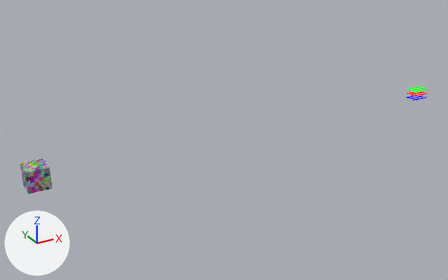
The Blender file blender/vis2.blend as it was, and as the next commit left it.
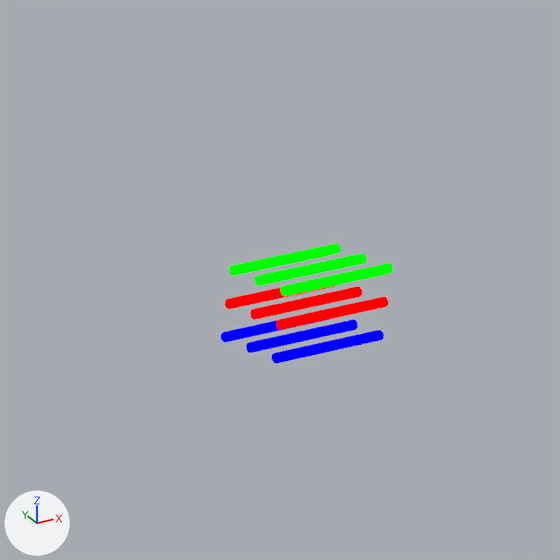
The first picture shows the older version from a 50 mm camera at (-8.8, -49.0, 25.0) aimed at (18.8, 1.1, -0.1). The close-ups show both versions on the part from 85% to 100% of the width and 20% to 45% of the height of that picture; other places that the commit changed are outside them. Every picture has the same lights, and +X, +Y and +Z are marked at lower left.
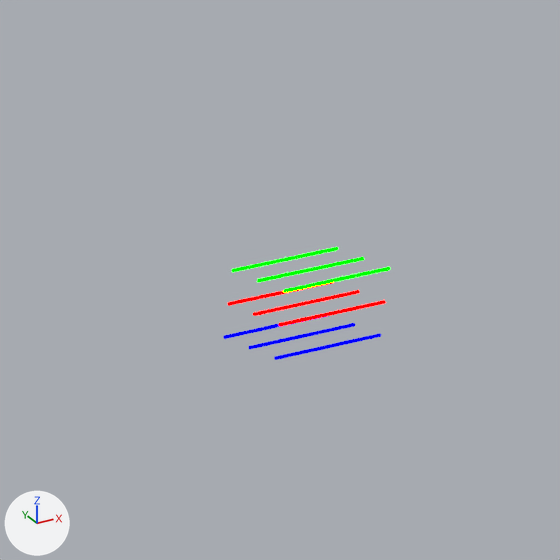
The change, as a list of edits to the scene's bpy script:
```text
Change mat_material_002:
    add mat_material_002.strength = 20.0
Change mat_material_001:
    add mat_material_001.strength = 20.0
Change ob_cylinder:
    ob_cylinder.scale: (0.075, 0.075, 1.0) -> (0.025, 0.025, 1.0)
Change ob_cylinder_002:
    ob_cylinder_002.scale: (0.075, 0.075, 1.0) -> (0.025, 0.025, 1.0)
Change ob_cylinder_003:
    ob_cylinder_003.scale: (0.075, 0.075, 1.0) -> (0.025, 0.025, 1.0)
Change ob_cylinder_005:
    ob_cylinder_005.scale: (0.075, 0.075, 1.0) -> (0.025, 0.025, 1.0)
Change ob_cylinder_006:
    ob_cylinder_006.scale: (0.075, 0.075, 1.0) -> (0.025, 0.025, 1.0)
Change ob_cylinder_007:
    ob_cylinder_007.scale: (0.075, 0.075, 1.0) -> (0.025, 0.025, 1.0)
Change ob_cylinder_008:
    ob_cylinder_008.scale: (0.075, 0.075, 1.0) -> (0.025, 0.025, 1.0)
Change ob_cylinder_001:
    ob_cylinder_001.scale: (0.075, 0.075, 1.0) -> (0.025, 0.025, 1.0)
Change ob_cylinder_004:
    ob_cylinder_004.scale: (0.075, 0.075, 1.0) -> (0.025, 0.025, 1.0)
```

What differs and where, as boxes (x1, y1, x2, y2) in the close-ups (560 x 560 px):
'Cylinder.004', surface changed, rescaled (21% shorter)
    before: (280, 263, 393, 296)
    after: (283, 267, 390, 293)
'Cylinder.003', surface changed, rescaled (21% shorter)
    before: (276, 297, 388, 330)
    after: (279, 300, 386, 326)
'Cylinder.001', surface changed, rescaled (24% shorter)
    before: (255, 253, 367, 286)
    after: (257, 257, 364, 282)
'Cylinder.008', rescaled (18% shorter)
    before: (272, 330, 384, 363)
    after: (274, 333, 381, 360)
'Cylinder', surface changed, rescaled (21% shorter)
    before: (250, 287, 362, 320)
    after: (253, 290, 360, 316)
'Cylinder.005', surface changed, rescaled (24% shorter)
    before: (229, 243, 341, 276)
    after: (232, 247, 338, 272)
'Cylinder.007', rescaled (21% shorter)
    before: (246, 320, 358, 353)
    after: (249, 323, 355, 349)
'Cylinder.002', surface changed, rescaled
    before: (225, 285, 336, 309)
    after: (228, 282, 334, 306)
'Cylinder.006', rescaled
    before: (221, 319, 330, 342)
    after: (223, 316, 327, 339)
